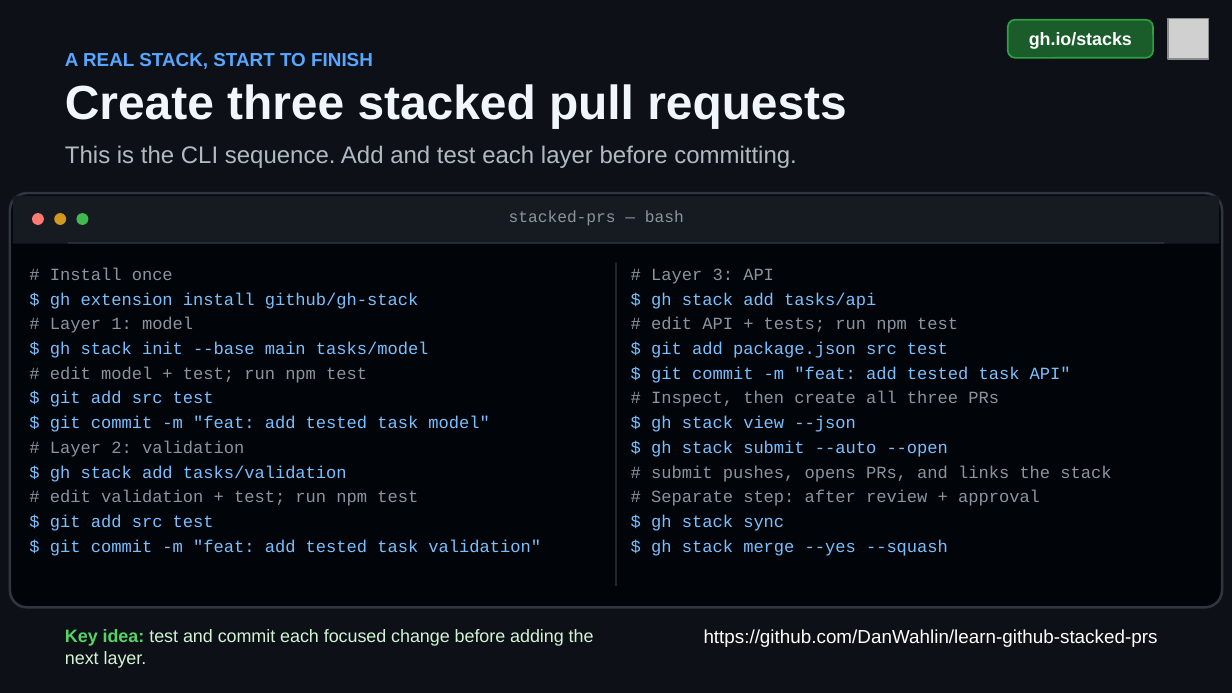
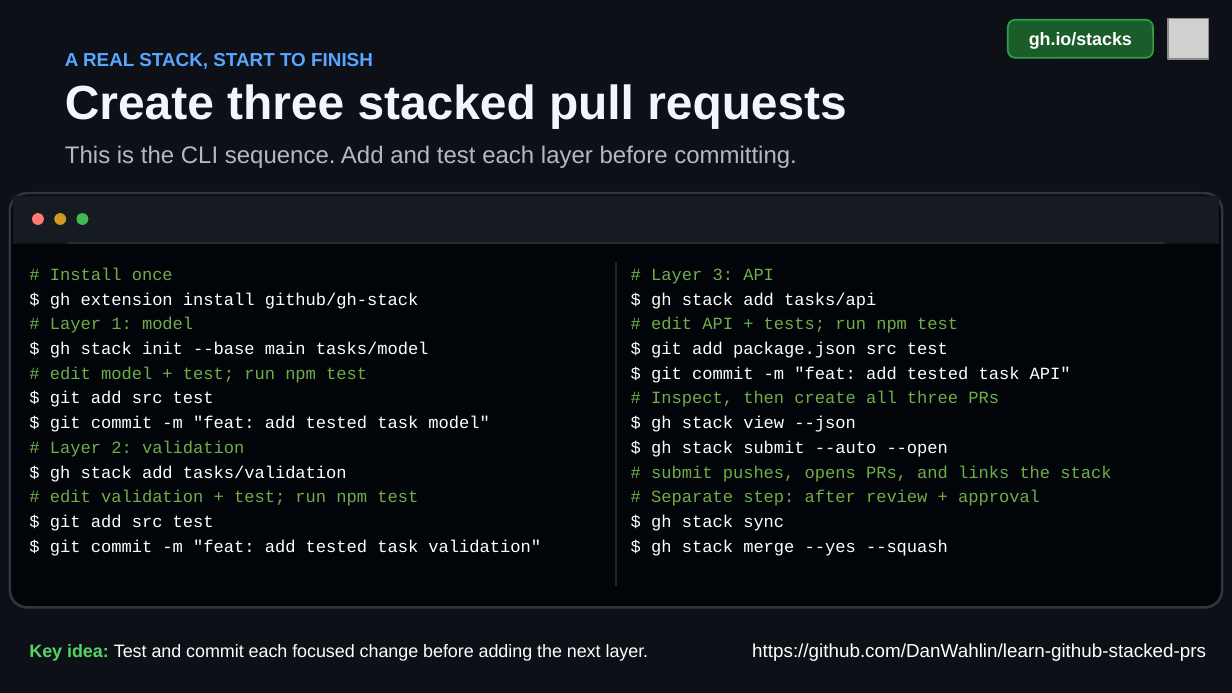
Before and after one commit to DanWahlin/gh-stack-demo, a slide deck: slide 7 of github-stacked-prs.pptx. Drawn at 1232x693 pixels with LibreOffice and Linux fonts; fonts in the diff are those of the drawing; grey boxes stand for pictures. Boxes give left, top, right and bottom in pixels: in the first picture for what was removed or moved away, otherwise in the second. Text is boxed around its words. In the diff, an @@ line names an element or a change of style, - is before the commit and + after.

Commit message:
docs: update stacked PR presentation

```diff
--- a/github-stacked-prs.pptx
+++ b/github-stacked-prs.pptx
@@ text removed at [509, 210, 684, 226] @@
-stacked-prs — bash
@@ text colour #8B949E to #70AD47 in 10 elements at [50, 267, 173, 280], [50, 317, 193, 333], [50, 366, 367, 383], [50, 440, 244, 457], [50, 490, 418, 506], [651, 268, 774, 284], [651, 317, 958, 333], [651, 391, 999, 407], [651, 465, 1111, 482], [651, 490, 1040, 506] @@
@@ text colour #79C0FF to #FFFFFF in 14 elements at [50, 292, 419, 309], [50, 341, 429, 358], [50, 391, 214, 407], [50, 416, 489, 432], [50, 465, 347, 482], [50, 514, 214, 531], [50, 539, 541, 556], [651, 292, 876, 309], [651, 341, 948, 358], [651, 366, 1071, 383], [651, 416, 855, 432], [651, 440, 948, 457], [651, 514, 784, 531], [651, 539, 948, 556] @@
@@ text at [29, 644, 649, 661]: text changed; text colour #D2F4D5 to #FFFFFF @@
-Key idea: test and commit each focused change before adding the next layer.
+Key idea: Test and commit each focused change before adding the next layer.
@@ text "https://github.com/DanWahlin/learn-github-stacked-prs": place and size @@
-text "https://github.com/DanWahlin/learn-github-stacked-prs" at [704, 629, 1158, 647]
+text "https://github.com/DanWahlin/learn-github-stacked-prs" at [752, 643, 1206, 661]
```
Also in this commit, not shown: 4 other slides changed.
